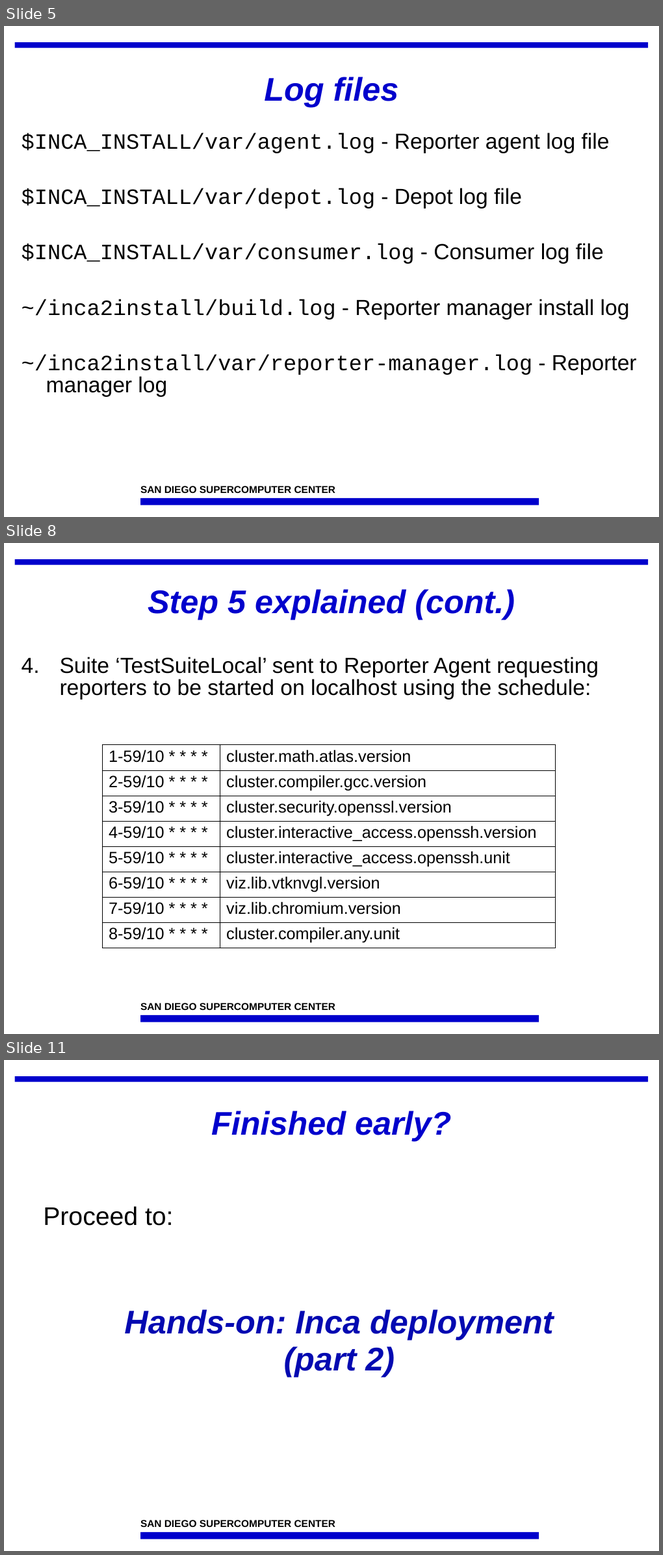
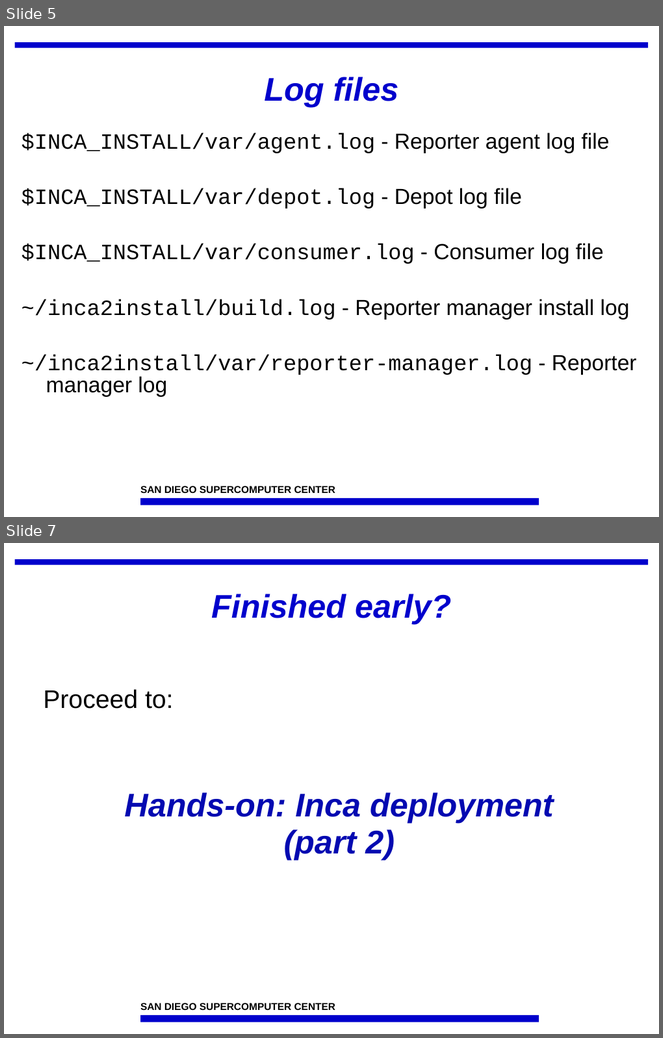
Before and after one commit to IncaProject/inca-xsede, a slide deck: talks/feb-06-workshop/deploy1.ppt. Shown one above the other, each under a label of ours: slides 5, 8 and 11 before the commit, slides 5 and 7 after it; the slides between them are not shown. The pictures are 663x1555 and 663x1038 pixels, drawn with LibreOffice and Linux fonts; fonts in the diff are those of the drawing; background and template pictures are left out. Boxes give left, top, right and bottom in pixels: in the first picture for what was removed or moved away, otherwise in the second. Text is boxed around its words. In the diff, an @@ line names an element or a change of style, - is before the commit and + after.

Commit message:
remove step 5 details (in guide now)

```diff
--- a/talks/feb-06-workshop/deploy1.ppt
+++ b/talks/feb-06-workshop/deploy1.ppt
@@ slide 8 removed at (x1=4, y1=543, x2=659, y2=1034), background #FFFFFF; not listed: 3 template elements that a slide beside it also shows @@
@@ title removed at (x1=148, y1=589, x2=515, y2=620) @@
-Step 5 explained (cont.)
@@ text removed at (x1=60, y1=657, x2=599, y2=700) @@
-4. Suite ‘TestSuiteLocal’ sent to Reporter Agent requesting reporters to be started on localhost using the schedule:
@@ table removed at (x1=102, y1=745, x2=556, y2=946), 8 rows, 2 columns @@
-1-59/10 * * * * | cluster.math.atlas.version
-2-59/10 * * * * | cluster.compiler.gcc.version
-3-59/10 * * * * | cluster.security.openssl.version
-4-59/10 * * * * | cluster.interactive_access.openssh.version
-5-59/10 * * * * | cluster.interactive_access.openssh.unit
-6-59/10 * * * * | viz.lib.vtknvgl.version
-7-59/10 * * * * | viz.lib.chromium.version
-8-59/10 * * * * | cluster.compiler.any.unit
@@ what was slide 11 is now slide 7 @@
```
Also in this commit, not shown: 1 slide changed, 3 other slides removed, 1 other file.
